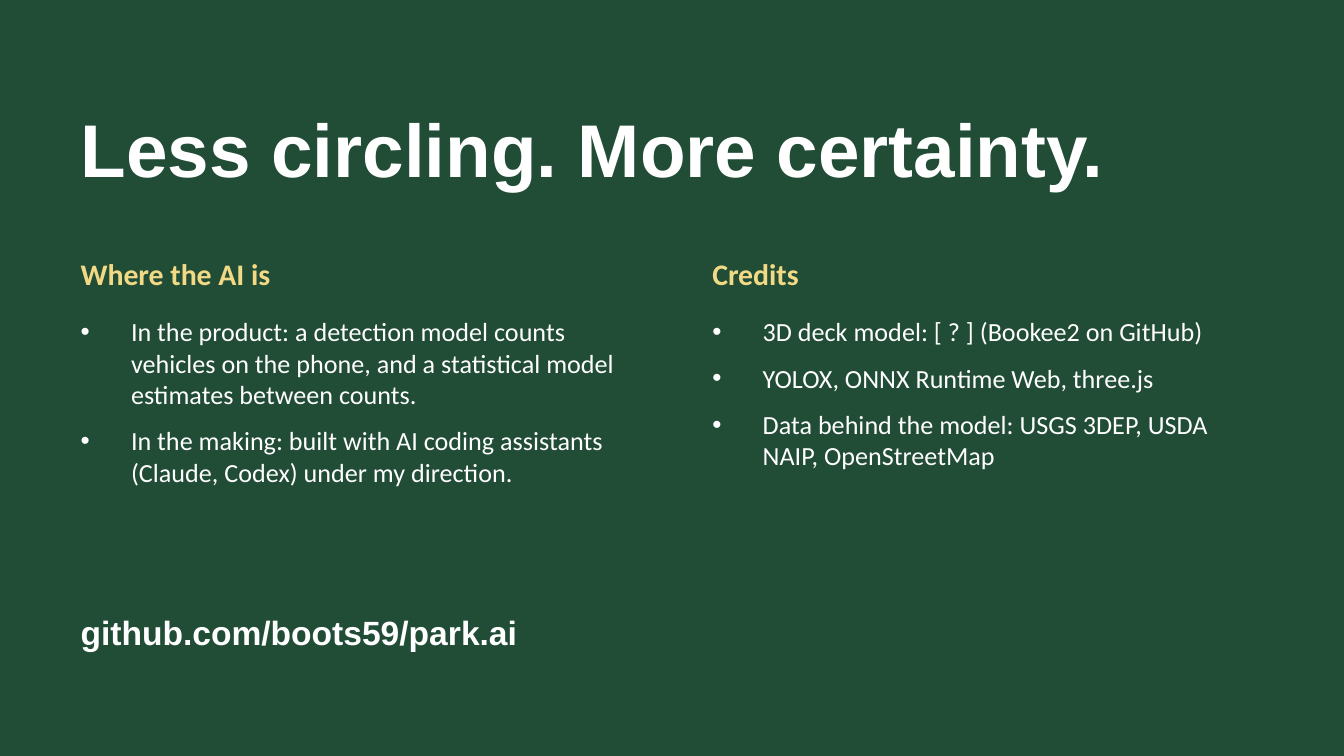
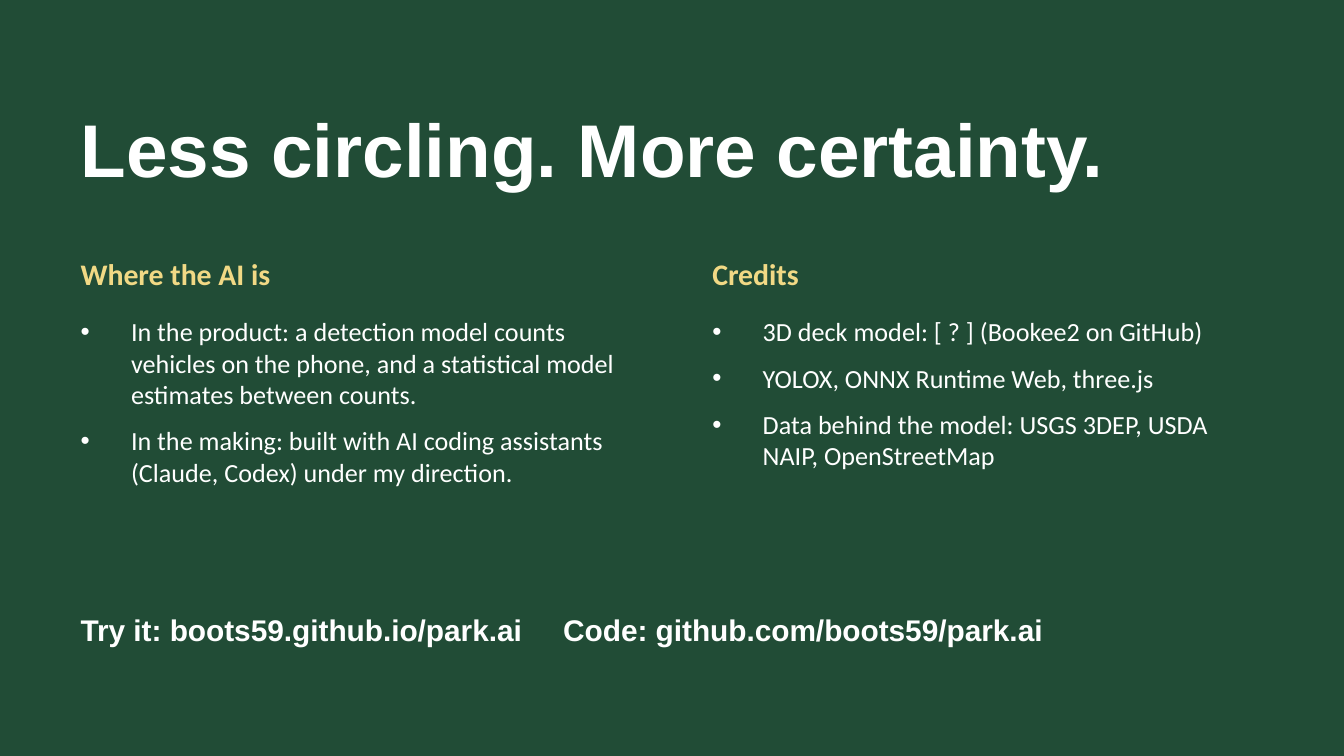
Before and after one commit to boots59/park.ai, a slide deck: slide 8 of submission/WEST-deck-pitch-DRAFT.pptx. Drawn at 1344x756 pixels with LibreOffice and Linux fonts; fonts in the diff are those of the drawing. Boxes give left, top, right and bottom in pixels: in the first picture for what was removed or moved away, otherwise in the second. Text is boxed around its words. In the diff, an @@ line names an element or a change of style, - is before the commit and + after.

```diff
--- a/submission/WEST-deck-pitch-DRAFT.pptx
+++ b/submission/WEST-deck-pitch-DRAFT.pptx
@@ text at [81,619,1043,646]: text changed; size 18 to 16 pt @@
-github.com/boots59/park.ai
+Try it: boots59.github.io/park.ai Code: github.com/boots59/park.ai
```
Also in this commit, not shown: 1 slide added, 1 slide removed, 1 other file.
